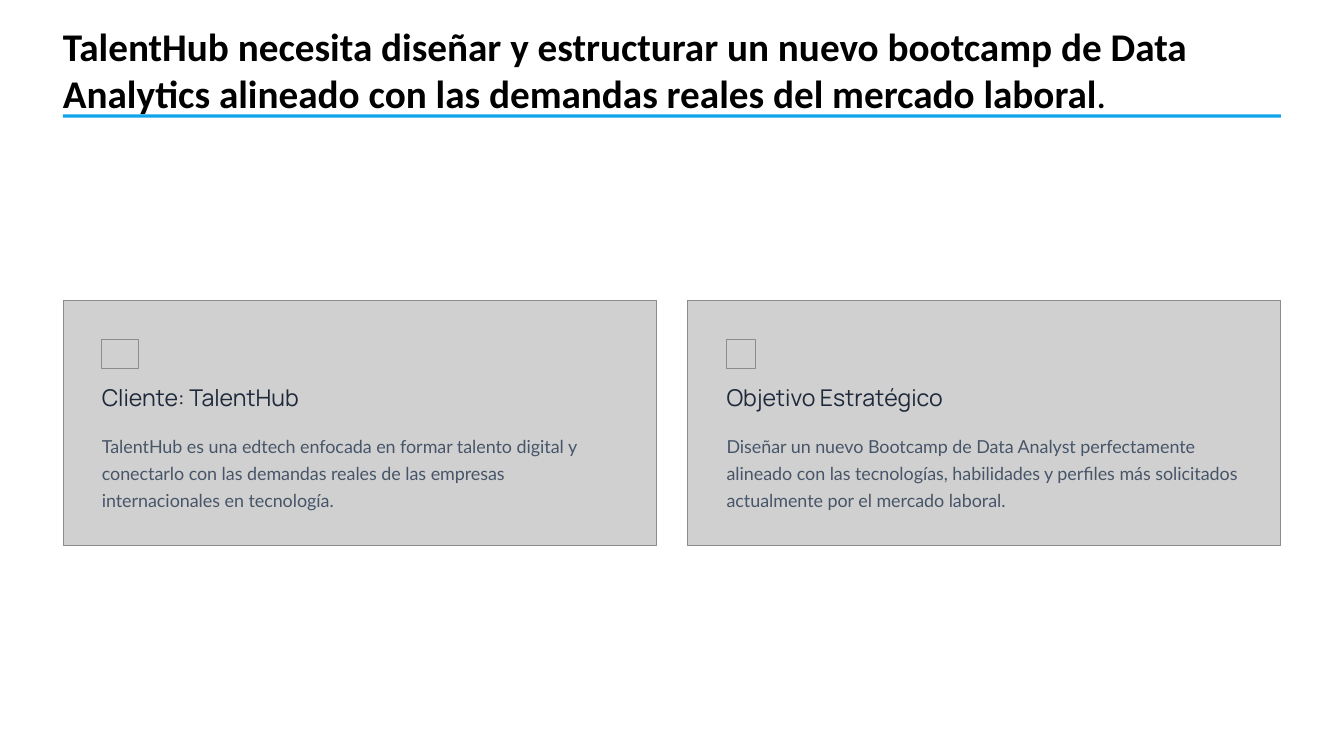
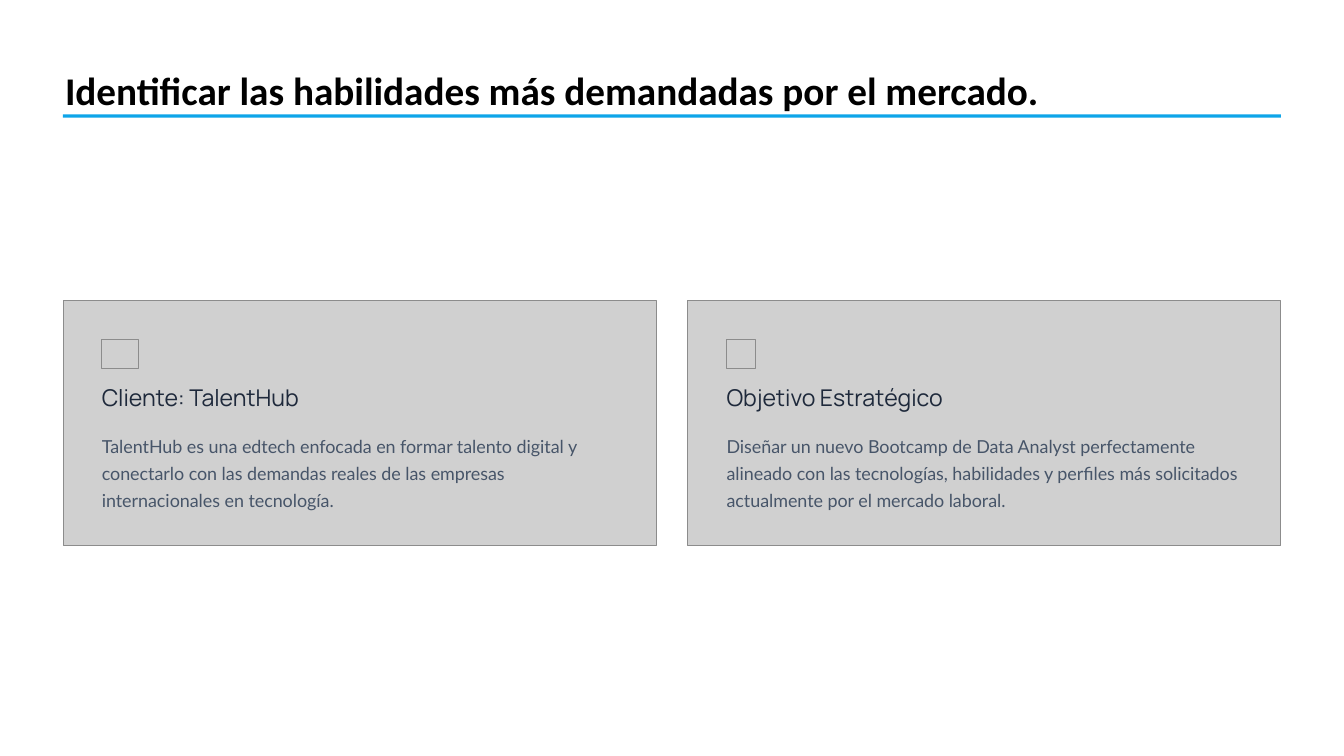
Before and after one commit to Amarilla-Agustin/consulting-challenge, a slide deck: slide 2 of presentation/TalentHub - Análisis del Mercado Laboral Data Analyst.pptx. Drawn at 1344x756 pixels with LibreOffice and Linux fonts; fonts in the diff are those of the drawing; grey boxes stand for pictures; background and template pictures are left out. Boxes give left, top, right and bottom in pixels: in the first picture for what was removed or moved away, otherwise in the second. Text is boxed around its words. In the diff, an @@ line names an element or a change of style, - is before the commit and + after.

Commit message:
arreglo de presentacion

```diff
--- a/presentation/TalentHub - Análisis del Mercado Laboral Data Analyst.pptx
+++ b/presentation/TalentHub - Análisis del Mercado Laboral Data Analyst.pptx
@@ text at bbox=[65, 77, 1038, 115]: text changed @@
-TalentHub necesita diseñar y estructurar un nuevo bootcamp de Data Analytics alineado con las demandas reales del mercado laboral.
+Identificar las habilidades más demandadas por el mercado.
```
